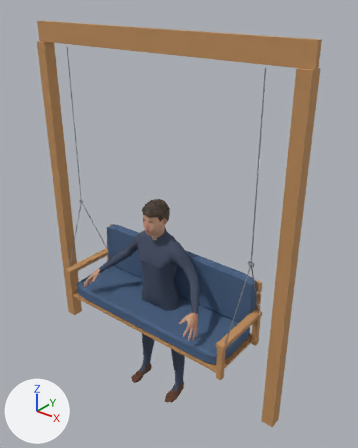
The glTF model priv/models/swing_porch_person.mid.glb as it was, and as the next commit left it.
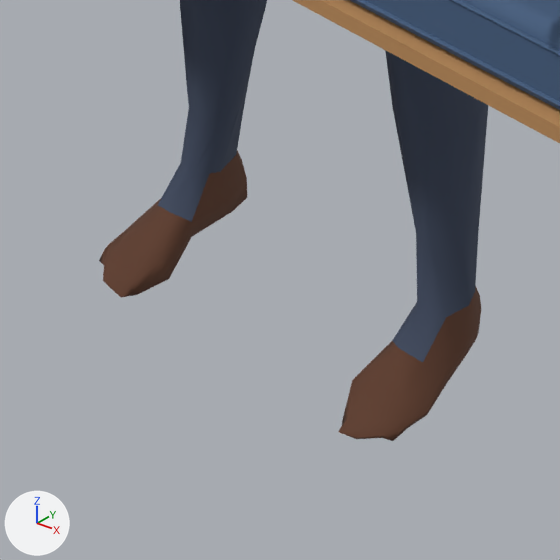
The first picture shows the older version from a 50 mm camera at (2.17, -2.44, 2.83) aimed at (0.11, 0.14, 1.23). The close-ups show the older and then the newer version on the part from 33% to 54% of the width and 76% to 94% of the height of that picture. Only the edits that show in the close-ups are written down. The axes (+X, +Y, +Z) are drawn at lower left. The lights are the same throughout. Where no turn or scale is listed for an object, it has been applied to the vertices. Vertices at exactly the same position are counted once.

The first close-up shows 'bench_swing_porch_person', 'person_mesh'.
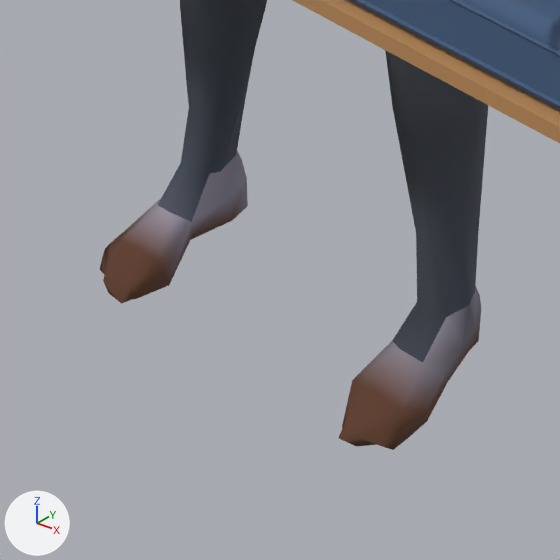
Location of each change, (x1, y1, x2, y2) in pixels of the close-ups (560 x 560 px; the box of a moved part takes in the faces that stretch with it):
'person_mesh', recoloured, reshaped: before (99, 0, 488, 441); after (100, 0, 488, 450)
part 1 of me_person_mesh, moved or reshaped: before (99, 178, 247, 298); after (100, 178, 248, 304)
part 2 of me_person_mesh, moved or reshaped: before (338, 314, 481, 441); after (339, 314, 481, 450)

Edits to the bpy script that builds the scene:
```text
Change mat_color_male_casualsuit01:
    where n0 = _N.new('ShaderNodeBsdfPrincipled'); n0.name = 'Principled BSDF'
    remove n0.inputs[0].default_value = (0.0497, 0.0685, 0.117, 1.0)  # 'Base Color', dark blue #3f4a60
    add n2 = _N.new('ShaderNodeVertexColor'); n2.name = 'Color Attribute'
    add _L.new(n2.outputs[0], n0.inputs[0])  # 'Color' to 'Base Color'
Change mat_color_shoes01:
    where n0 = _N.new('ShaderNodeBsdfPrincipled'); n0.name = 'Principled BSDF'
    remove n0.inputs[0].default_value = (0.122, 0.0482, 0.0252, 1.0)  # 'Base Color', brown #623e2c
    add n2 = _N.new('ShaderNodeVertexColor'); n2.name = 'Color Attribute'
    add _L.new(n2.outputs[0], n0.inputs[0])  # 'Color' to 'Base Color'
Change me_person_mesh:
    where me_person_mesh.from_pydata(...)  # 3748 vertices, 7234 faces; spans x -0.55..0.55, y -0.36..0.1, z 0.0..1.71
    used by ob_person_mesh; location = (0.0, 0.049, -0.283)
    me_person_mesh part 1: 18 of the vertices in x -0.23..-0.15, y -0.18..0.04, z 0.01..0.02 are moved by (0.0, 0.0, -0.01)
    me_person_mesh part 2: 18 of the vertices in x 0.15..0.23, y -0.18..0.04, z 0.01..0.02 are moved by (0.0, 0.0, -0.01)
    me_person_mesh part 3: vertex colours changed
```
